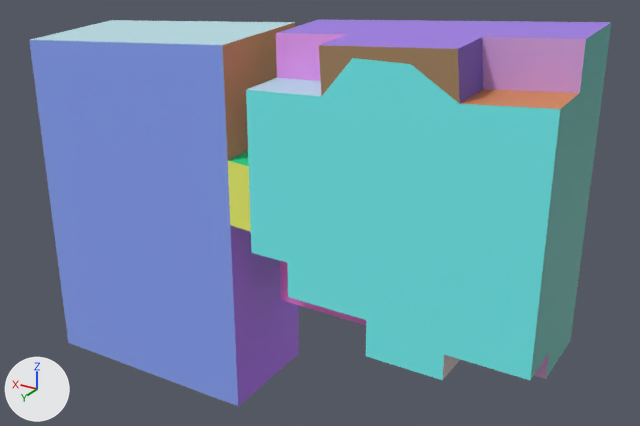
What one commit did to the OBJ model BRAS meshes/CR1_DoorAngle1_ubersimplified/CR1_DoorAngle1_ubersimplified_naive_obj/mesh.obj.
Camera for both pictures: a 50 mm lens placed at (-10.06, 13.93, 6.29), pointed at (-0.67, -1.73, -1.54). Every picture has the same lights, and +X, +Y and +Z are marked at lower left. The picture after the commit comes second. Where no turn or scale is listed for an object, it has been applied to the vertices.

The scene before the commit, as lines of its bpy script (objects in view):
```python
ob_mesh = bpy.data.objects.new('mesh', me_mesh)
ob_mesh.location = (0.0, 0.0, 0.0)
```
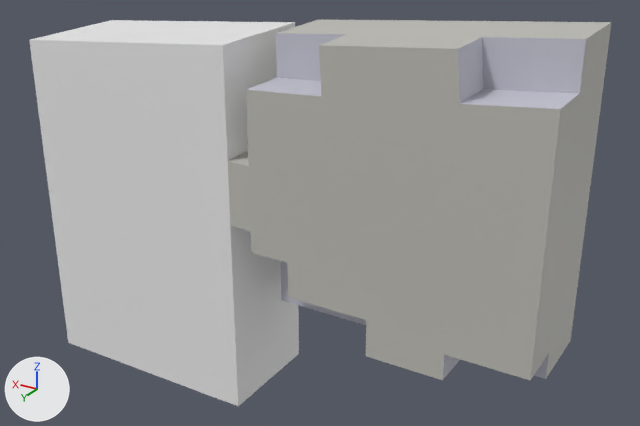
What differs and where, as boxes (x1, y1, x2, y2) in the pictures (640 x 426 px):
'mesh', recoloured: (29, 20, 612, 406) in both

The change in detail:
Material 'Patch_4_Mat_CR1_concrete' (mat_patch_4_mat_cr1_concrete) changes colour from cyan #4ca69d to light grey #c0bfb8; in linear values from (0.0716, 0.383, 0.339) to (0.529, 0.522, 0.482).
Material 'Patch_5_Mat_CR1_concrete' (mat_patch_5_mat_cr1_concrete) changes colour from purple #a17ce9 to light grey #c0bfb8; in linear values from (0.357, 0.202, 0.817) to (0.529, 0.522, 0.482).
Material 'Patch_7_Mat_CR1_paintedConcrete' (mat_patch_7_mat_cr1_paintedconcrete) changes colour from cyan #bee3ec to white #ededed; in linear values from (0.516, 0.77, 0.84) to (0.85, 0.85, 0.85).
Material 'Patch_11_Mat_CR1_tablesEquipment' (mat_patch_11_mat_cr1_tablesequipment) changes colour from purple #674ead to light grey #c6c6d2; in linear values from (0.136, 0.0767, 0.419) to (0.565, 0.565, 0.647).
Material 'Patch_12_Mat_CR1_tablesEquipment' (mat_patch_12_mat_cr1_tablesequipment) changes colour from orange #d48b54 to light grey #c6c6d2; in linear values from (0.66, 0.259, 0.0884) to (0.565, 0.565, 0.647).
Material 'Patch_16_Mat_CR1_tablesEquipment' (mat_patch_16_mat_cr1_tablesequipment) changes colour from pink #f1a2fd to light grey #c6c6d2; in linear values from (0.878, 0.36, 0.982) to (0.565, 0.565, 0.647).
Material 'Patch_28_Mat_CR1_concrete' (mat_patch_28_mat_cr1_concrete) changes colour from cyan #78fafa to light grey #c0bfb8; in linear values from (0.188, 0.959, 0.959) to (0.529, 0.522, 0.482).
Material 'Patch_32_Mat_CR1_paintedConcrete' (mat_patch_32_mat_cr1_paintedconcrete) changes colour from blue #8faafd to white #ededed; in linear values from (0.275, 0.401, 0.983) to (0.85, 0.85, 0.85).
Material 'Patch_33_Mat_CR1_concrete' (mat_patch_33_mat_cr1_concrete) changes colour from brown #aa8965 to light grey #c0bfb8; in linear values from (0.403, 0.252, 0.129) to (0.529, 0.522, 0.482).
Material 'Patch_34_Mat_CR1_concrete' (mat_patch_34_mat_cr1_concrete) changes colour from yellow #f6fe71 to light grey #c0bfb8; in linear values from (0.925, 0.995, 0.164) to (0.529, 0.522, 0.482).
Material 'Patch_35_Mat_CR1_paintedConcrete' (mat_patch_35_mat_cr1_paintedconcrete) changes colour from orange #c4764a to white #ededed; in linear values from (0.551, 0.182, 0.0683) to (0.85, 0.85, 0.85).
Material 'Patch_37_Mat_CR1_paintedConcrete' (mat_patch_37_mat_cr1_paintedconcrete) changes colour from purple #9e5ce0 to white #ededed; in linear values from (0.344, 0.108, 0.748) to (0.85, 0.85, 0.85).
